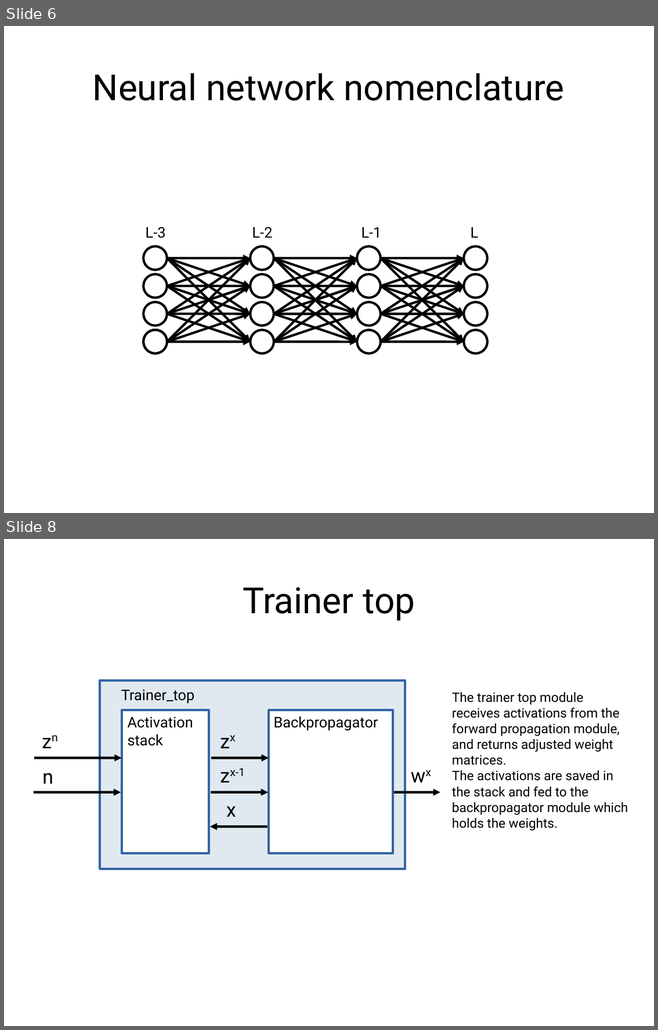
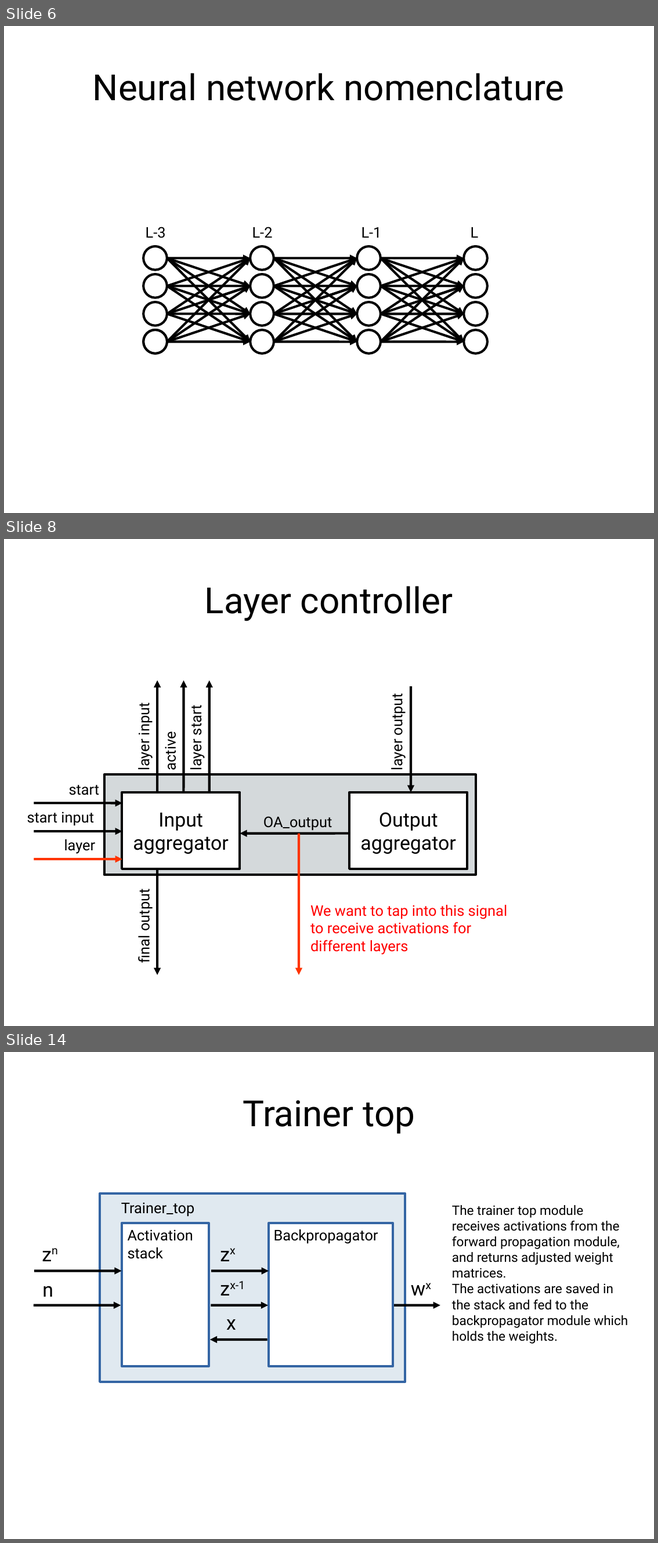
Before and after one commit to MihailoIsakov/layer_multiplex_nn, a slide deck: backpropagation/docs/doc.odp. Shown one above the other, each under a label of ours: slides 6 and 8 before the commit, slides 6, 8 and 14 after it; the slides between them are not shown. The pictures are 658x1030 and 658x1543 pixels, drawn with LibreOffice and Linux fonts; fonts in the diff are those of the drawing. Boxes give left, top, right and bottom in pixels: in the first picture for what was removed or moved away, otherwise in the second. Text is boxed around its words. In the diff, an @@ line names an element or a change of style, - is before the commit and + after.

```diff
--- a/backpropagation/docs/doc.odp
+++ b/backpropagation/docs/doc.odp
@@ slide 8 added at (x1=4, y1=539, x2=654, y2=1026), background #FFFFFF @@
@@ title added at (x1=205, y1=586, x2=452, y2=621), 44 pt, text #000000 @@
+Layer controller
@@ arrow added from (157, 792) to (157, 681), #000000 2.89 pt @@
@@ arrow added from (184, 792) to (184, 681), #000000 2.89 pt @@
@@ arrow added from (209, 792) to (209, 681), #000000 2.89 pt @@
@@ arrow added from (411, 686) to (411, 792), #000000 2.89 pt @@
@@ text added at (x1=134, y1=705, x2=153, y2=769), 18 pt, text #000000 @@
+layer input
@@ text added at (x1=186, y1=708, x2=205, y2=769), 18 pt, text #000000 @@
+layer start
@@ text added at (x1=387, y1=697, x2=406, y2=769), 18 pt, text #000000 @@
+layer output
@@ text added at (x1=160, y1=735, x2=179, y2=769), 18 pt, text #000000 @@
+active
@@ rectangle added at (x1=104, y1=775, x2=476, y2=875), fill #D4D9DB, outline #000000 2.89 pt @@
@@ text added at (x1=69, y1=785, x2=100, y2=795), 18 pt, text #000000 @@
+start
@@ rectangle added at (x1=122, y1=792, x2=240, y2=869), fill #FFFFFF, outline #000000 2.89 pt, 24 pt, text #000000 @@
+Input
+aggregator
@@ rectangle added at (x1=350, y1=792, x2=467, y2=869), fill #FFFFFF, outline #000000 2.89 pt, 24 pt, text #000000 @@
+Output
+aggregator
@@ text added at (x1=27, y1=812, x2=94, y2=826), 18 pt, text #000000 @@
+start input
@@ arrow added from (34, 803) to (122, 803), #000000 2.89 pt @@
@@ text added at (x1=263, y1=816, x2=332, y2=830), 18 pt, text #000000 @@
+OA_output
@@ arrow added from (34, 831) to (122, 831), #000000 2.89 pt @@
@@ arrow added from (350, 834) to (240, 834), #000000 2.89 pt @@
@@ arrow added from (299, 834) to (299, 975), #FF3300 2.89 pt @@
@@ text added at (x1=64, y1=839, x2=96, y2=854), 18 pt, text #000000 @@
+layer
@@ arrow added from (34, 859) to (122, 859), #FF3300 2.89 pt @@
@@ arrow added from (157, 869) to (157, 975), #000000 2.89 pt @@
@@ text added at (x1=134, y1=893, x2=153, y2=962), 18 pt, text #000000 @@
+final output
@@ text added at (x1=310, y1=905, x2=507, y2=955), 18 pt, text #FF0000 @@
+We want to tap into this signal to receive activations for different layers
@@ what was slide 8 is now slide 14 @@
```
Also in this commit, not shown: 1 slide changed, 5 other slides added.
